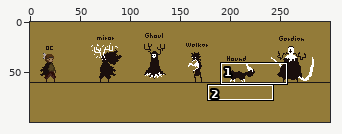
Pixel-art file, stored at img_01/animations/MC/idk_oc.aseprite. The picture above shows the old version from afar; the outline marks the close-up.
Close-up. Before the edit:
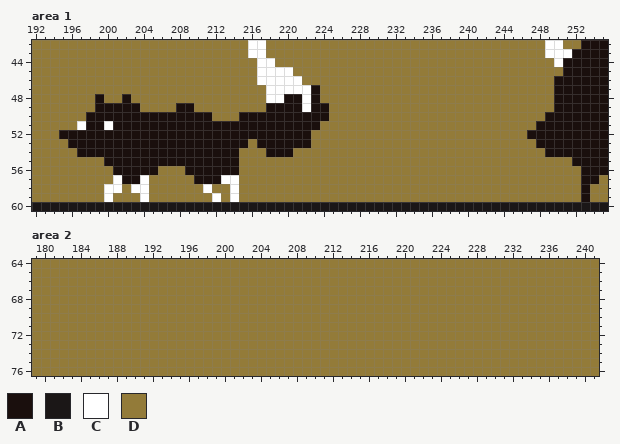
300x100 pixels, 1 frame. Colours within 5 levels of each other are drawn and written as one. Shown: area 1: x 192..255, y 42..60; area 2: x 179..241, y 64..76.
Visible layers, top first: "Layer 3", "Layer 1", "Layer 2".
Palette (. is transparent): A #1a0f0d  B #1b1717  C #ffffff  D #937b39
Pixels before, area 1, first column x 192:
42 DDDDDDDDDDDDDDDDDDDDDDDDCCDDDDDDDDDDDDDDDDDDDDDDDDDDDDDDDCCDDAAA
43 DDDDDDDDDDDDDDDDDDDDDDDDCCDDDDDDDDDDDDDDDDDDDDDDDDDDDDDDDCCCAAAA
44 DDDDDDDDDDDDDDDDDDDDDDDDDCCDDDDDDDDDDDDDDDDDDDDDDDDDDDDDDDCAAAAA
45 DDDDDDDDDDDDDDDDDDDDDDDDDCCCCDDDDDDDDDDDDDDDDDDDDDDDDDDDDDDAAAAA
46 DDDDDDDDDDDDDDDDDDDDDDDDDCCCCCDDDDDDDDDDDDDDDDDDDDDDDDDDDDAAAAAA
47 DDDDDDDDDDDDDDDDDDDDDDDDDDCCCCCADDDDDDDDDDDDDDDDDDDDDDDDDDAAAAAA
48 DDDDDDDADDADDDDDDDDDDDDDDDCCAACADDDDDDDDDDDDDDDDDDDDDDDDDDAAAAAA
49 DDDDDDDAAAAADDDDAADDDDDDDDAAAACAADDDDDDDDDDDDDDDDDDDDDDDDDAAAAAA
50 DDDDDDAAAAAAAAAAAAAADDDAAAAAAAAAADDDDDDDDDDDDDDDDDDDDDDDDAAAAAAA
51 DDDDDCAACAAAAAAAAAAAAAAAAAAAAAAADDDDDDDDDDDDDDDDDDDDDDDDAAAAAAAA
52 DDDAAAAAAAAAAAAAAAAAAAAAAAAAAAADDDDDDDDDDDDDDDDDDDDDDDDAAAAAAAAA
53 DDDDAAAAAAAAAAAAAAAAAAAADAAAAAADDDDDDDDDDDDDDDDDDDDDDDDDAAAAAAAA
54 DDDDDAAAAAAAAAAAAAAAAAADDDAAADDDDDDDDDDDDDDDDDDDDDDDDDDDDAAAAAAA
55 DDDDDDDDAAAAAAAAAAAAAAADDDDDDDDDDDDDDDDDDDDDDDDDDDDDDDDDDDDDAAAA
56 DDDDDDDDDAAAAADDDAAAAAADDDDDDDDDDDDDDDDDDDDDDDDDDDDDDDDDDDDDDAAA
57 DDDDDDDDDCAACDDDDDAAACCDDDDDDDDDDDDDDDDDDDDDDDDDDDDDDDDDDDDDDAAD
58 DDDDDDDDCCDCCDDDDDDCDDCDDDDDDDDDDDDDDDDDDDDDDDDDDDDDDDDDDDDDDADD
59 DDDDDDDDCDDDCDDDDDDDCDCDDDDDDDDDDDDDDDDDDDDDDDDDDDDDDDDDDDDDDADD
60 BBBBBBBBBBBBBBBBBBBBBBBBBBBBBBBBBBBBBBBBBBBBBBBBBBBBBBBBBBBBBBBB
Pixels before, area 2, first column x 179:
64 DDDDDDDDDDDDDDDDDDDDDDDDDDDDDDDDDDDDDDDDDDDDDDDDDDDDDDDDDDDDDDD
65 DDDDDDDDDDDDDDDDDDDDDDDDDDDDDDDDDDDDDDDDDDDDDDDDDDDDDDDDDDDDDDD
66 DDDDDDDDDDDDDDDDDDDDDDDDDDDDDDDDDDDDDDDDDDDDDDDDDDDDDDDDDDDDDDD
67 DDDDDDDDDDDDDDDDDDDDDDDDDDDDDDDDDDDDDDDDDDDDDDDDDDDDDDDDDDDDDDD
68 DDDDDDDDDDDDDDDDDDDDDDDDDDDDDDDDDDDDDDDDDDDDDDDDDDDDDDDDDDDDDDD
69 DDDDDDDDDDDDDDDDDDDDDDDDDDDDDDDDDDDDDDDDDDDDDDDDDDDDDDDDDDDDDDD
70 DDDDDDDDDDDDDDDDDDDDDDDDDDDDDDDDDDDDDDDDDDDDDDDDDDDDDDDDDDDDDDD
71 DDDDDDDDDDDDDDDDDDDDDDDDDDDDDDDDDDDDDDDDDDDDDDDDDDDDDDDDDDDDDDD
72 DDDDDDDDDDDDDDDDDDDDDDDDDDDDDDDDDDDDDDDDDDDDDDDDDDDDDDDDDDDDDDD
73 DDDDDDDDDDDDDDDDDDDDDDDDDDDDDDDDDDDDDDDDDDDDDDDDDDDDDDDDDDDDDDD
74 DDDDDDDDDDDDDDDDDDDDDDDDDDDDDDDDDDDDDDDDDDDDDDDDDDDDDDDDDDDDDDD
75 DDDDDDDDDDDDDDDDDDDDDDDDDDDDDDDDDDDDDDDDDDDDDDDDDDDDDDDDDDDDDDD
76 DDDDDDDDDDDDDDDDDDDDDDDDDDDDDDDDDDDDDDDDDDDDDDDDDDDDDDDDDDDDDDD
Now the later version:
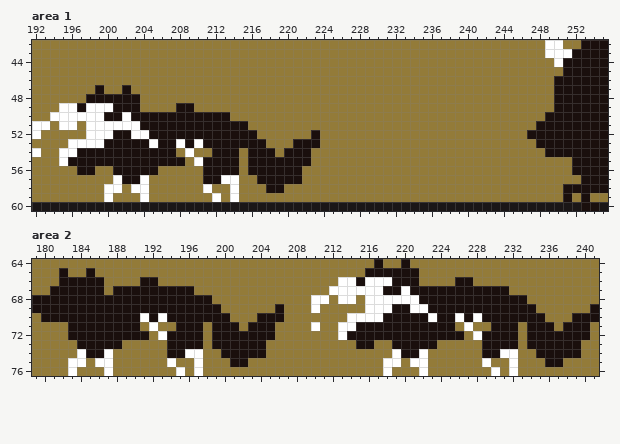
Changes in this commit:
Area 1, layer "Layer 3":
Colour B gives way to colour A in row 60 at x 253 to 254.
Colour D gives way to colour A in row 47 at x 199 and 202; in row 48 at x 198, 200 to 201 and 203; in row 49 at x 197; in row 50 at x 212 to 213; in row 52 at x 223; in row 53 at x 216 and 223.
Colour D gives way to colour A in row 54 at x 216 to 217 and 221 to 222; in row 55 at x 196 to 199 and 216 to 222; in row 56 at x 197 to 198, 216 to 221 and 252; in row 57 at x 217 to 221 and 255; in row 58 at x 218 to 219, 251 to 252 and 254 to 255; in row 59 at x 251.
Colour A gives way to colour C in row 49 at x 199 to 200; in row 50 at x 198 to 199 and 202; in row 51 at x 198 to 199 and 201 to 203; in row 52 at x 198 to 200 and 203 to 204; in row 53 at x 196 to 199, 205, 208 and 210; in row 54 at x 209.
Colour A gives way to colour C in row 55 at x 210.
Colour D gives way to colour C in row 49 at x 195 to 196 and 198; in row 50 at x 194 to 197; in row 51 at x 192 to 193 and 195 to 196; in row 52 at x 192; in row 54 at x 192 and 195 to 196; in row 55 at x 195.
Colour A gives way to colour D in row 47 at x 223; in row 48 at x 220 to 221 and 223; in row 49 at x 218 to 221 and 223 to 224; in row 50 at x 215 to 224; in row 51 at x 216 to 223; in row 52 at x 195 to 197 and 217 to 222.
Colour A gives way to colour D in row 53 at x 218 to 220; in row 54 at x 208, 210 to 211 and 219; in row 55 at x 209; in row 56 at x 209 to 210; in row 57 at x 210.
Colour C gives way to colour D in rows 42 to 43 at x 216 to 217; in row 44 at x 217 to 218; in row 45 at x 217 to 220; in row 46 at x 217 to 221; in row 47 at x 218 to 222; in row 48 at x 218 to 219 and 222.
Colour C gives way to colour D in row 49 at x 222; in row 51 at x 197.
Area 2, layer "Layer 3":
Colour D gives way to colour A in row 64 at x 217 and 220; in row 65 at x 182, 185 and 216 to 221; in row 66 at x 182 to 186, 191 to 192, 215, 219 to 221 and 226 to 227; in row 67 at x 181 to 186, 188 to 196, 218 to 219 and 221 to 231; in row 68 at x 179 to 198 and 222 to 233; in row 69 at x 179 to 199, 206, 219 to 220, 223 to 234 and 241.
Colour D gives way to colour A in row 70 at x 180 to 190, 192, 194 to 200, 204 to 206, 218 to 222, 224 to 225, 227, 229 to 235 and 239 to 241; in row 71 at x 183 to 190, 195 to 197, 199 to 201, 203 to 205, 215 to 225, 230 to 232, 234 to 236 and 238 to 240; in row 72 at x 183 to 191, 194 to 197, 199 to 205, 214 to 226, 229 to 232 and 234 to 240; in row 73 at x 184 to 188, 194 to 197, 199 to 204, 215 to 216, 219 to 223, 229 to 232 and 234 to 239; in row 74 at x 185 to 186, 194 to 195, 200 to 204, 220 to 221, 229 to 230 and 235 to 239; in row 75 at x 201 to 202 and 236 to 237.
Colour D gives way to colour C in row 66 at x 213 to 214 and 216 to 218; in row 67 at x 212 to 217 and 220; in row 68 at x 210 to 211, 213 to 214 and 216 to 221; in row 69 at x 210, 216 to 218 and 221 to 222; in row 70 at x 191, 193, 214 to 217, 223, 226 and 228; in row 71 at x 192, 210, 213 to 214 and 227.
Colour D gives way to colour C in row 72 at x 193, 213 and 228; in row 74 at x 184, 187, 196 to 197, 219, 222 and 231 to 232; in row 75 at x 183 to 184, 186 to 187, 194, 197, 218 to 219, 221 to 222, 229 and 232; in row 76 at x 183, 187, 195, 197, 218, 222, 230 and 232.
Pixel boxes of the changes (left, top, right, bottom) in both close-ups:
changed: (32, 40, 329, 193)
changed: (563, 166, 608, 211)
changed: (32, 259, 599, 376)
